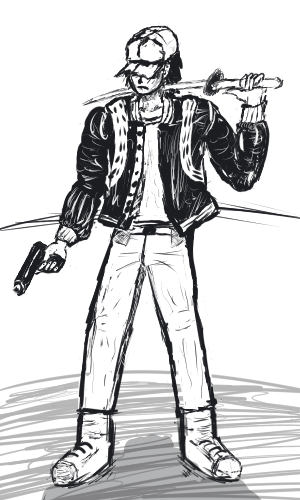
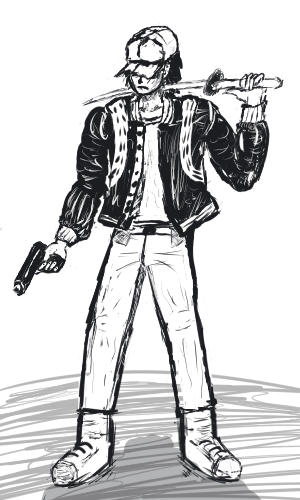
The second (300, 500) image is a revision of the first. Changes to its layers:
painted on "Background" (1st of 2) over [0, 200, 300, 231]
